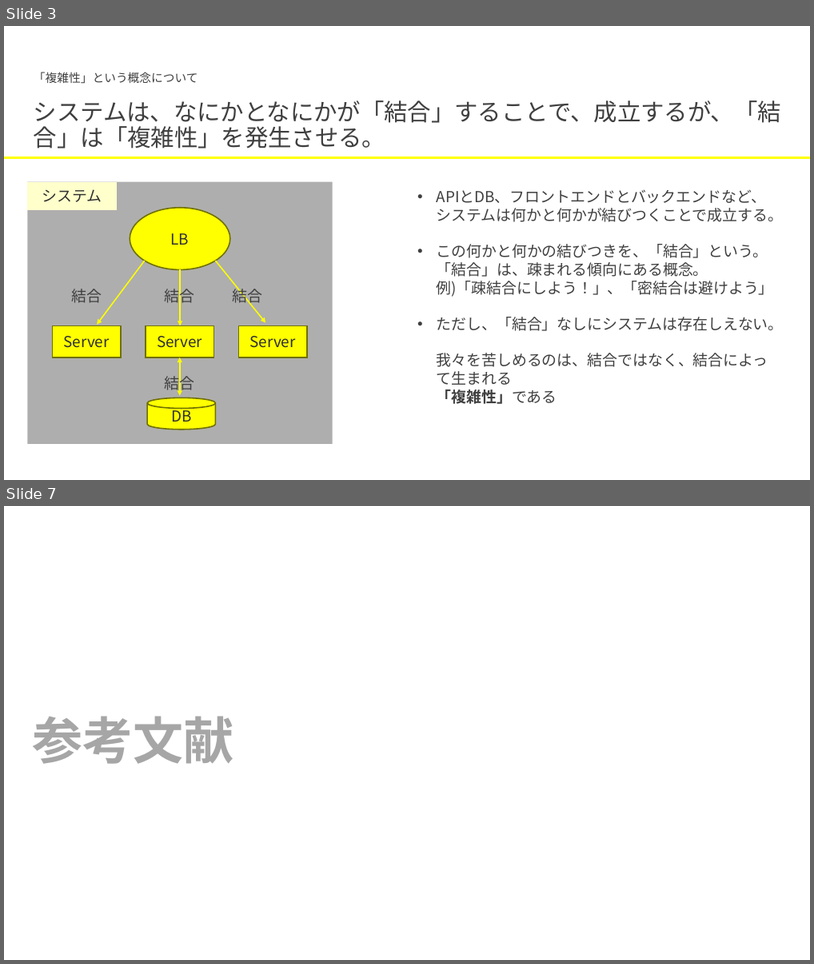
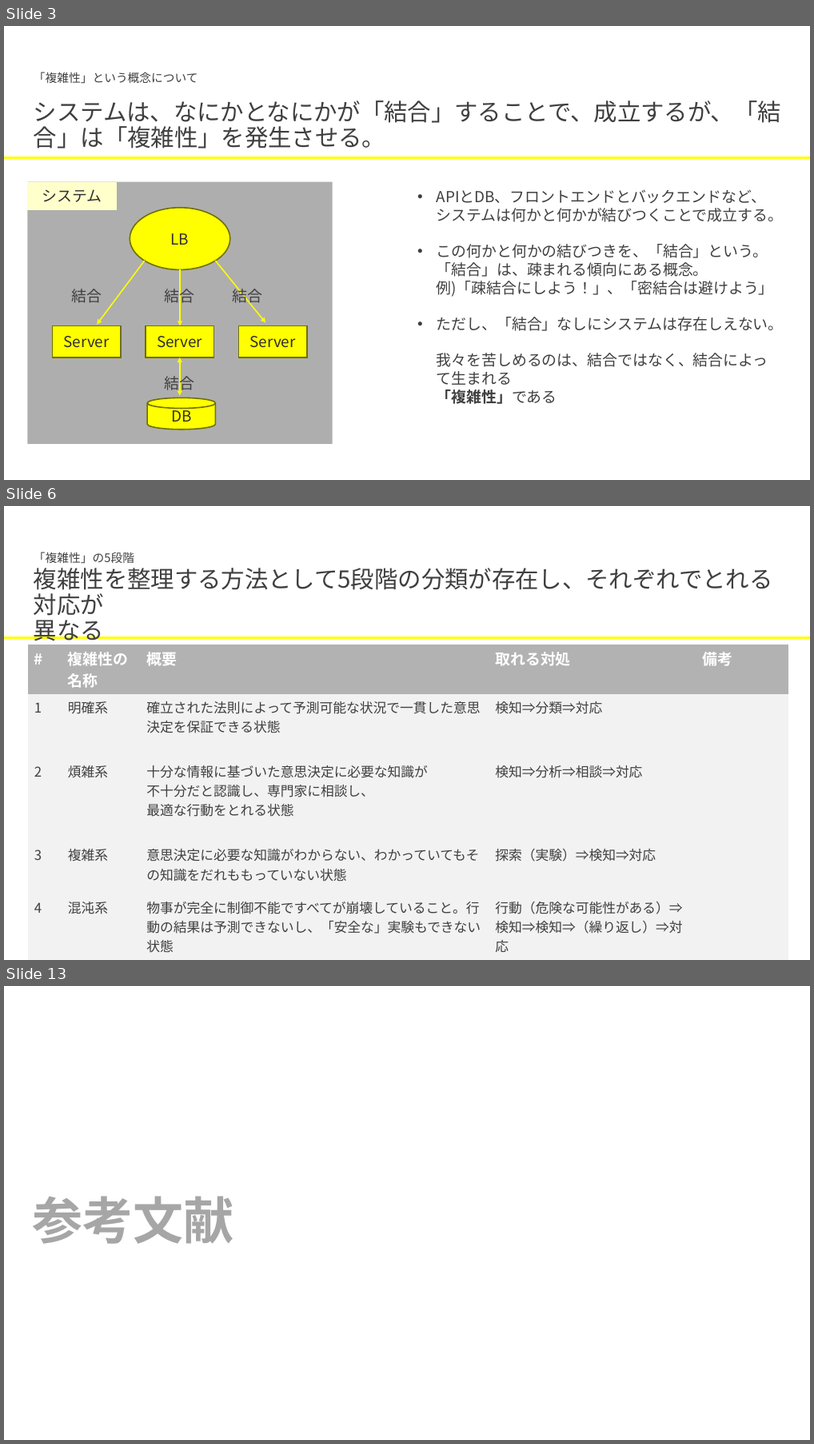
Before and after one commit to hiroki-pixel/tech_it_output_for_LT, a slide deck: Design/複雑性_5分類とそれぞれで可能な対処について.pptx. Shown one above the other, each under a label of ours: slides 3 and 7 before the commit, slides 3, 6 and 13 after it; the slides between them are not shown. The pictures are 814x964 and 814x1444 pixels, drawn with LibreOffice and Linux fonts; fonts in the diff are those of the drawing. Boxes give left, top, right and bottom in pixels: in the first picture for what was removed or moved away, otherwise in the second. Text is boxed around its words. In the diff, an @@ line names an element or a change of style, - is before the commit and + after.

```diff
--- a/Design/複雑性_5分類とそれぞれで可能な対処について.pptx
+++ b/Design/複雑性_5分類とそれぞれで可能な対処について.pptx
@@ slide 6 added at [4,506,810,960], background #FFFFFF @@
@@ text added at [34,552,134,564], 14 pt, text #3F3F3F @@
+「複雑性」の5段階
@@ text added at [34,568,774,645], 28 pt, text #3F3F3F @@
+複雑性を整理する方法として5段階の分類が存在し、それぞれでとれる対応が
+異なる
@@ line added from (4, 638) to (810, 638), #FFFF00 3 pt @@
@@ table added at [28,644,789,956], 6 rows, 5 columns @@
+# | 複雑性の名称 | 概要 | 取れる対処 | 備考
+1 | 明確系 | 確立された法則によって予測可能な状況で一貫した意思決定を保証できる状態 | 検知⇒分類⇒対応 | 
+2 | 煩雑系 | 十分な情報に基づいた意思決定に必要な知識が 不十分だと認識し、専門家に相談し、 最適な行動をとれる状態 | 検知⇒分析⇒相談⇒対応 | 
+3 | 複雑系 | 意思決定に必要な知識がわからない、わかっていてもその知識をだれももっていない状態 | 探索（実験）⇒検知⇒対応 | 
+4 | 混沌系 | 物事が完全に制御不能ですべてが崩壊していること。行動の結果は予測できないし、「安全な」実験もできない状態 | 行動（危険な可能性がある）⇒検知⇒検知⇒（繰り返し）⇒対応 | 
+5 | 無秩序 | 自分がどの領域にいるのかわからない状態 | 上記4分類のどれにあたるか、状況整理 | 
@@ what was slide 7 is now slide 13 @@
```
Also in this commit, not shown: 8 other slides added, 20 slides removed.
